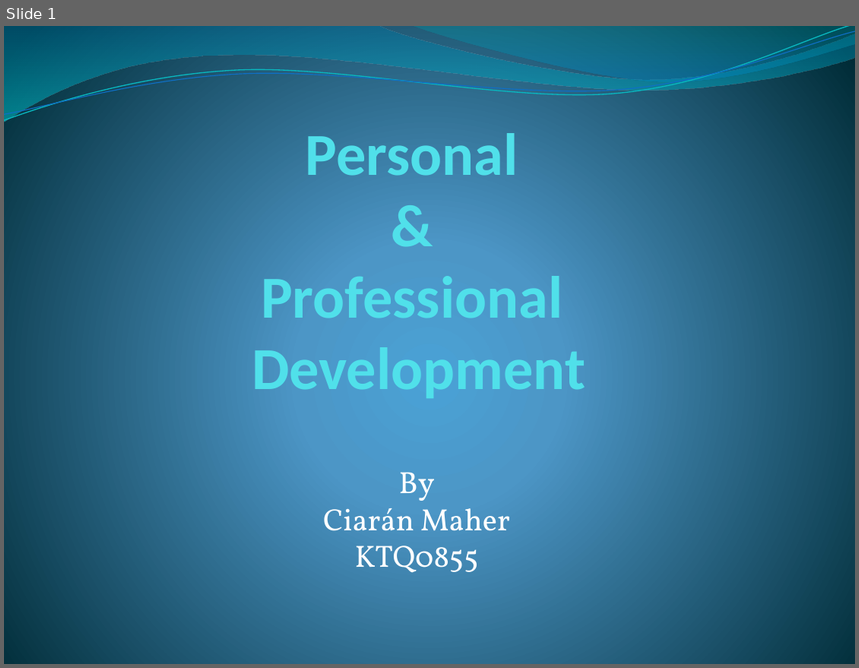
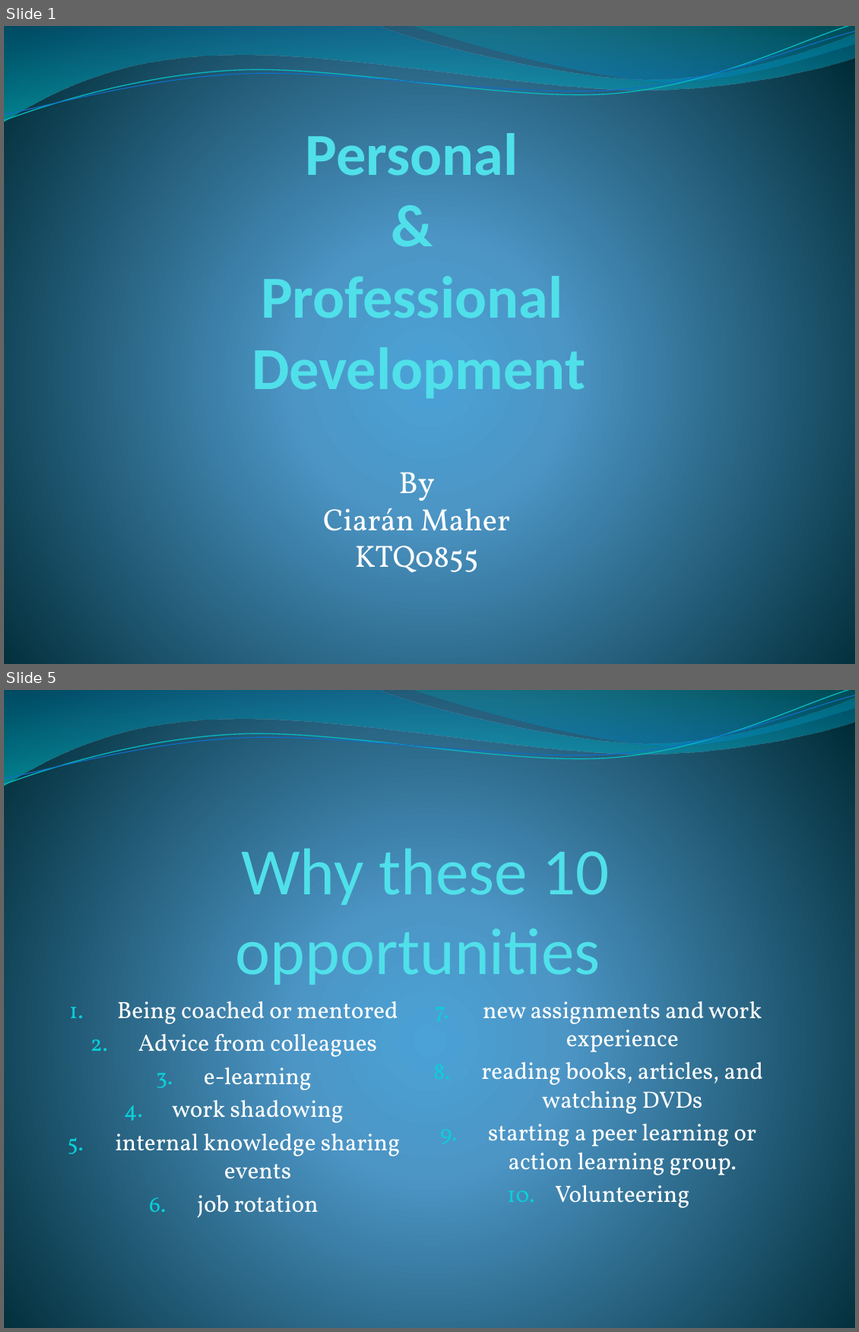
Before and after one commit to CrazeeIvan/ICT_P-PDev, a slide deck: Personal.pptx. Shown one above the other, each under a label of ours: slide 1 before the commit, slides 1 and 5 after it; the slides between them are not shown. The pictures are 859x668 and 859x1332 pixels, drawn with LibreOffice and Linux fonts; fonts in the diff are those of the drawing. Boxes give left, top, right and bottom in pixels: in the first picture for what was removed or moved away, otherwise in the second. Text is boxed around its words. In the diff, an @@ line names an element or a change of style, - is before the commit and + after.

```diff
--- a/Personal.pptx
+++ b/Personal.pptx
@@ slide 5 added at [4, 690, 855, 1328], background gradient #4AA0D6 to #4C98C7 to #002C38; not listed: 4 template elements that a slide beside it also shows @@
@@ title added at [236, 848, 609, 985], 56 pt, text #51E0EA @@
+Why these 10 opportunities
@@ subtitle added at [115, 1002, 764, 1218], 20 pt, text #FFFFFF @@
+1. Being coached or mentored
+2. Advice from colleagues
+3. e-learning
+4. work shadowing
+5. internal knowledge sharing events
+6. job rotation
+7. new assignments and work experience
+8. reading books, articles, and watching DVDs
+9. starting a peer learning or action learning group.
+10. Volunteering
```
Also in this commit, not shown: 5 slides changed, 3 other slides added, 3 slides removed.
